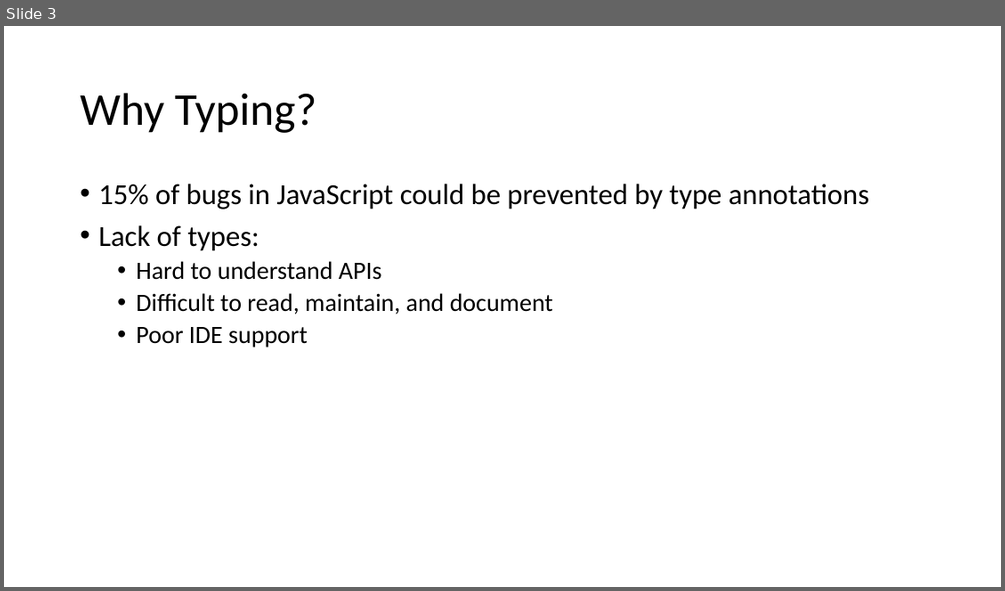
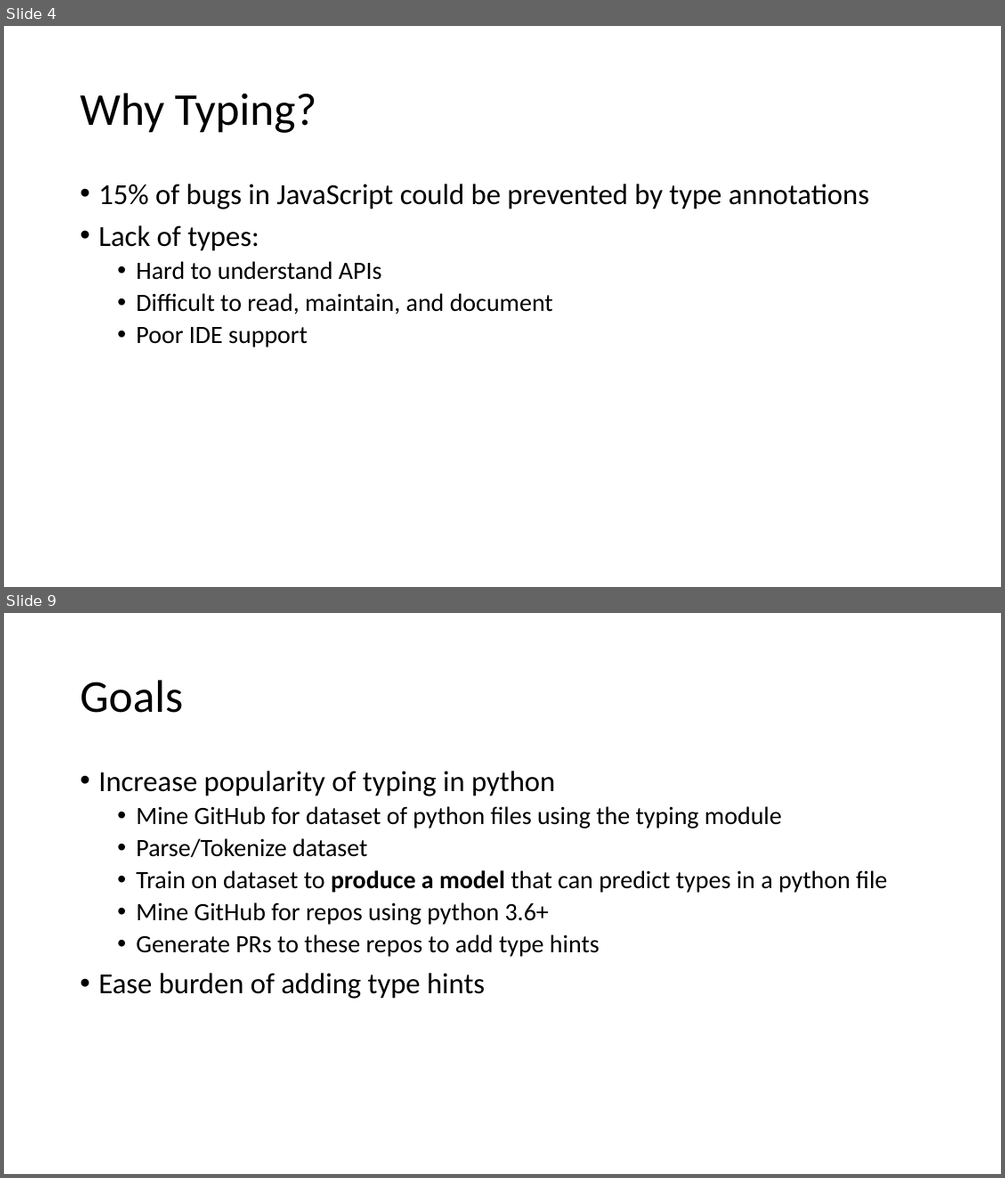
Before and after one commit to tjchambers32/ecs289-final, a slide deck: deeptyper for python.pptx. Shown one above the other, each under a label of ours: slide 3 before the commit, slides 4 and 9 after it; the slides between them are not shown. The pictures are 1005x591 and 1005x1178 pixels, drawn with LibreOffice and Linux fonts; fonts in the diff are those of the drawing. Boxes give left, top, right and bottom in pixels: in the first picture for what was removed or moved away, otherwise in the second. Text is boxed around its words. In the diff, an @@ line names an element or a change of style, - is before the commit and + after.

Commit message:
updated train, still not working. started on final paper (readme)

```diff
--- a/deeptyper for python.pptx
+++ b/deeptyper for python.pptx
@@ slide 9 added at (4, 613, 1001, 1174), background #FFFFFF @@
@@ title added at (80, 680, 183, 713), 44 pt, text #000000 @@
+Goals
@@ text added at (98, 771, 887, 998), 24 pt, text #000000 @@
+• Increase popularity of typing in python
+  • Mine GitHub for dataset of python files using the typing module
+  • Parse/Tokenize dataset
+  • Train on dataset to produce a model that can predict types in a python file
+  • Mine GitHub for repos using python 3.6+
+  • Generate PRs to these repos to add type hints
+• Ease burden of adding type hints
@@ what was slide 3 is now slide 4 @@
```
Also in this commit, not shown: 8 slides changed, 8 other slides added, 5 other files.
